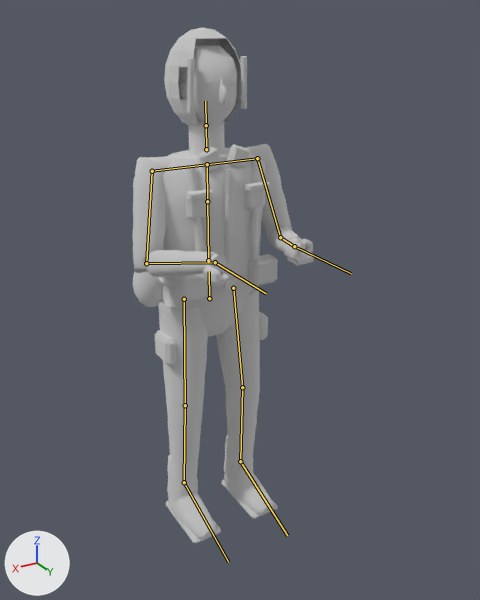
Before and after pictures for a commit that changed the glTF model ambush_loop/art/v2/models/enemy_sneak_lod0.glb.
Camera for both pictures: a 50 mm lens placed at (1.079, 2.018, 1.905), pointed at (-0.052, 0.133, 0.962). Arrows for +X, +Y and +Z are at lower left; the lights stay in place. The older version comes first. The bones that change, and the others that lie on the model, are drawn over the model as lines.

The first picture shows 'enemy_sneak_body'.
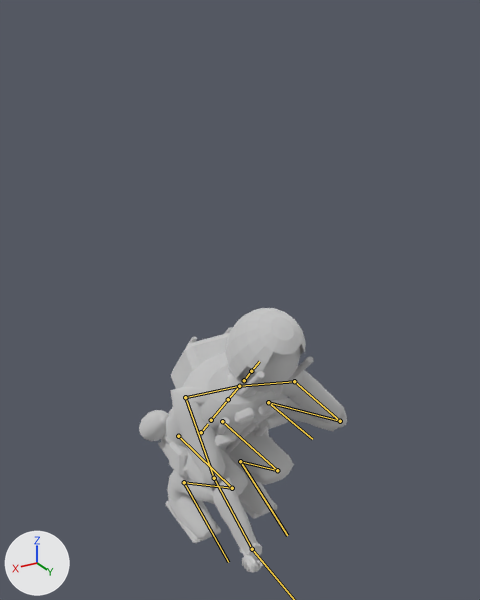
The newer file adds an action. The first version stands in its rest pose; the second is drawn at frame 17 of the action 'decoy_place'.

Where the change shows, as pixel boxes [x1, y1, x2, y2] in the pictures (480 x 600 px):
'enemy_sneak_body', posed (15% wider, 49% shorter): before [133, 27, 314, 543]; after [139, 308, 347, 573]
bone 'pelvis', root to tip: before (209, 298) to (209, 271); after (201, 432) to (208, 424)
bone 'clavicle.L', root to tip: before (207, 164) to (257, 158); after (239, 386) to (294, 381)
bone 'upper_arm.L', root to tip: before (257, 158) to (280, 237); after (294, 381) to (340, 421)
bone 'forearm.L', root to tip: before (280, 237) to (294, 246); after (340, 421) to (268, 402)
bone 'hand.L', root to tip: before (294, 246) to (351, 273); after (268, 402) to (312, 439)
bone 'clavicle.R', root to tip: before (207, 164) to (152, 171); after (239, 386) to (185, 397)
bone 'upper_arm.R', root to tip: before (152, 171) to (146, 263); after (185, 397) to (214, 478)
bone 'forearm.R', root to tip: before (146, 263) to (215, 262); after (214, 478) to (252, 549)
bone 'thigh.L', root to tip: before (233, 288) to (242, 387); after (222, 421) to (277, 470)
bone 'shin.L', root to tip: before (242, 387) to (240, 461); after (277, 470) to (240, 461)
bone 'thigh.R', root to tip: before (184, 299) to (185, 405); after (178, 436) to (232, 488)
bone 'shin.R', root to tip: before (185, 405) to (184, 482); after (232, 488) to (184, 482)

The edits, one by one:
Bone 'pelvis' (bone_pelvis) moves from (0.0, 0.0, 0.0) to (0.0, -0.654, 0.1).
Bone 'pelvis' (bone_pelvis) turns from (0, 0, 0) to (-39, 0, 0) degrees about its own x, y and z.
Bone 'clavicle.L' (bone_clavicle_l) turns from (0, 0, 0) to (17, -36, -28) degrees about its own x, y and z.
Bone 'upper_arm.L' (bone_upper_arm_l) turns from (0, 0, 0) to (-13, -16, 38) degrees about its own x, y and z.
Bone 'forearm.L' (bone_forearm_l) turns from (0, 0, 0) to (47, 36, -84) degrees about its own x, y and z.
Bone 'hand.L' (bone_hand_l) turns from (0, 0, 0) to (-24, 16, 96) degrees about its own x, y and z.
Bone 'clavicle.R' (bone_clavicle_r) turns from (0, 0, 0) to (-6, 39, -10) degrees about its own x, y and z.
Bone 'upper_arm.R' (bone_upper_arm_r) turns from (0, 0, 0) to (9, -9, 23) degrees about its own x, y and z.
Bone 'forearm.R' (bone_forearm_r) turns from (0, 0, 0) to (-88, -10, 0) degrees about its own x, y and z.
Bone 'hand.R' (bone_hand_r) turns from (0, 0, 0) to (66, 23, 15) degrees about its own x, y and z.
Bone 'thigh.L' (bone_thigh_l) moves from (0.0, 0.0, 0.0) to (0.0, 0.004, -0.013).
Bone 'thigh.L' (bone_thigh_l) turns from (0, 0, 0) to (130, 4, -3) degrees about its own x, y and z.
Bone 'shin.L' (bone_shin_l) turns from (0, 0, 0) to (-147, 4, 1) degrees about its own x, y and z.
Bone 'foot.L' (bone_foot_l) turns from (0, 0, 0) to (57, -4, -4) degrees about its own x, y and z.
Bone 'thigh.R' (bone_thigh_r) moves from (0.0, 0.0, 0.0) to (0.0, 0.004, -0.013).
Bone 'thigh.R' (bone_thigh_r) turns from (0, 0, 0) to (130, -4, 3) degrees about its own x, y and z.
Bone 'shin.R' (bone_shin_r) turns from (0, 0, 0) to (-147, -4, -1) degrees about its own x, y and z.
Bone 'foot.R' (bone_foot_r) turns from (0, 0, 0) to (57, 4, 4) degrees about its own x, y and z.
